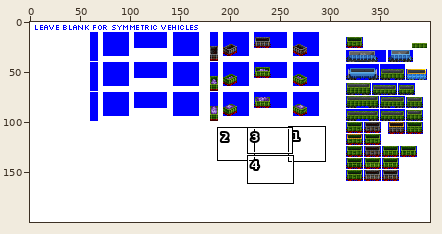
File history of a sprite sheet, src/graphics/pony/scrap_metal_car_pony_gen_4A.png. The first picture is a wide view before the edit; the outline marks the close-up.
Close-up. Earlier state:
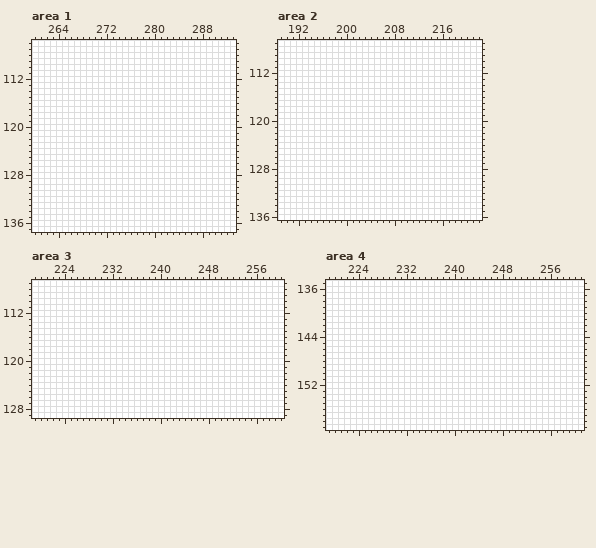
The file is 400x200 pixels. Shown: area 1: x 260..293, y 106..137; area 2: x 189..222, y 107..136; area 3: x 219..260, y 107..129; area 4: x 219..261, y 135..159. The commit also changed other parts of the picture, which this record leaves out.
The result:
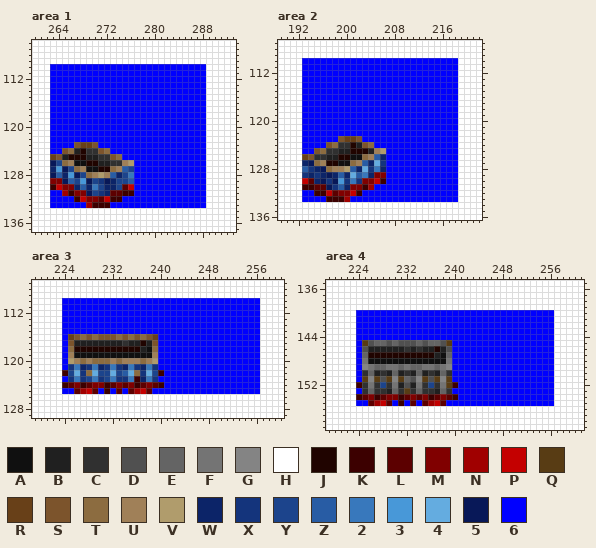
Palette (. is transparent): A #101010  B #202020  C #303030  D #505050  E #646464  F #747474  G #848484  H #ffffff  J #200400  K #3c0000  L #5c0000  M #800000  N #a00000  P #c40000  Q #583c14  R #684018  S #7c542c  T #8c6c40  U #a08058  V #b09c6c  W #0c2468  X #14347c  Y #1c448c  Z #285ca4  2 #3878bc  3 #4898d8  4 #64ace0  5 #081858  6 #0000ff
From old to new:
Changed rows in their new state; - is an unchanged pixel.
Area 1:
first column x 263:
110 66666666666666666666666666
111 66666666666666666666666666
112 66666666666666666666666666
113 66666666666666666666666666
114 66666666666666666666666666
115 66666666666666666666666666
116 66666666666666666666666666
117 66666666666666666666666666
118 66666666666666666666666666
119 66666666666666666666666666
120 66666666666666666666666666
121 66666666666666666666666666
122 66666666666666666666666666
123 6666SRRS666666666666666666
124 66STBJCCST6666666666666666
125 RSBJJJBBCCST66666666666666
126 5YTUAAJJBBCCUV666666666666
127 W35YTUAAJJTUZY666666666666
128 5ZW35YTUVUZWY2666666666666
129 MM5ZY35YX5WYYZ666666666666
130 KPMMWZW2YWWYLP666666666666
131 66NKMM5YXWLLKK666666666666
132 6666KPMMLPKK66666666666666
133 666666NKKK6666666666666666
Area 2:
first column x 193:
110 66666666666666666666666666
111 66666666666666666666666666
112 66666666666666666666666666
113 66666666666666666666666666
114 66666666666666666666666666
115 66666666666666666666666666
116 66666666666666666666666666
117 66666666666666666666666666
118 66666666666666666666666666
119 66666666666666666666666666
120 66666666666666666666666666
121 66666666666666666666666666
122 66666666666666666666666666
123 666666SRRS6666666666666666
124 6666STCCJBST66666666666666
125 66STCCBBJJJBUV666666666666
126 RSCCBBJJAATUZW666666666666
127 W5TUJJAATUZW4X666666666666
128 ZXW5TUUVZW4X2W666666666666
129 XWXW5WZW4Z2WMM666666666666
130 PLW5X53X2XMMPK666666666666
131 KKLL5XZWMMKN66666666666666
132 66KKPLMMPK6666666666666666
133 6666KKKN666666666666666666
Area 3:
first column x 224:
110 666666666666666666666666666666666
111 666666666666666666666666666666666
112 666666666666666666666666666666666
113 666666666666666666666666666666666
114 666666666666666666666666666666666
115 666666666666666666666666666666666
116 6RSTSTSSSTSTSTSR66666666666666666
117 6SBBBBBBBBCBBJBS66666666666666666
118 6TJJJJJJJJJJJBAT66666666666666666
119 6UAAAAAAAAAAAAAU66666666666666666
120 6VUTUTTTUTUUUTUV66666666666666666
121 6X2WX2WX2XW2XW2X66666666666666666
122 KY4XT4YY4YZ4TX4YK6666666666666666
123 6X2XY2XY2XX2KW2X66666666666666666
124 KLMKLMMKLMLMKLMLK6666666666666666
125 66LNPL6K6L6LNPL666666666666666666
Area 4:
first column x 224:
140 666666666666666666666666666666666
141 666666666666666666666666666666666
142 666666666666666666666666666666666
143 666666666666666666666666666666666
144 666666666666666666666666666666666
145 6QDEEDEDDDEDEEDQ66666666666666666
146 6DBBBBBBCBCBBJBD66666666666666666
147 6EJJJJJJJJJJJBAE66666666666666666
148 6FAAAAAAAAAAAAAF66666666666666666
149 6GFEEFFEFEEFFEFG66666666666666666
150 6CEBCBEBCBEBCBEC66666666666666666
151 6QGQDQGQEDGQDQGQ66666666666666666
152 KCFCYCFBDBFCYCFQK6666666666666666
153 6CECCBECQCECCBEC66666666666666666
154 KLMKLMMKLMLMKLMLK6666666666666666
155 66LNPL6K6L6LNPL666666666666666666
Where, in picture pixels (left, top, right, bottom), the same in both close-ups:
changed: (50, 64, 206, 208)
changed: (302, 58, 458, 202)
changed: (62, 298, 260, 394)
changed: (356, 310, 554, 406)
